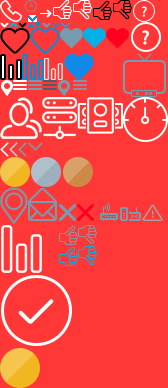
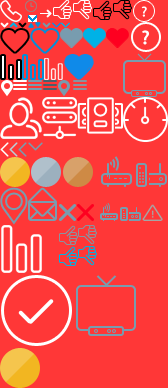
The second 168 × 388 image is a revision of the first. Changes to its layers:
added layer "Слой 1658 копия 2" above "Слой 1657 копия 4" over [left=101, top=156, right=132, bottom=187]
added layer "Слой 1657 копия 4" above "Слой 147" over [left=136, top=163, right=167, bottom=187]
added layer "Слой 1603 копия 2" above "Фон" over [left=76, top=275, right=136, bottom=336]
